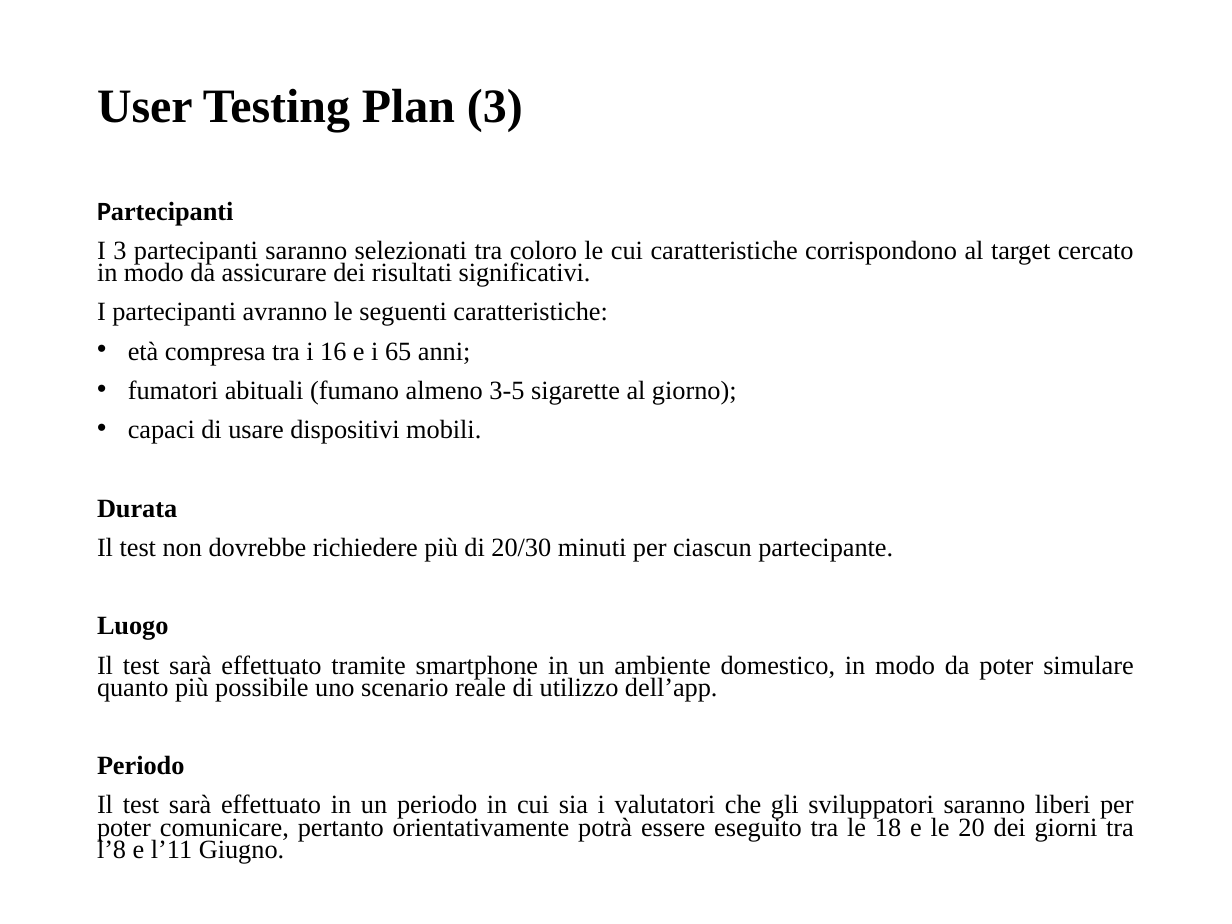
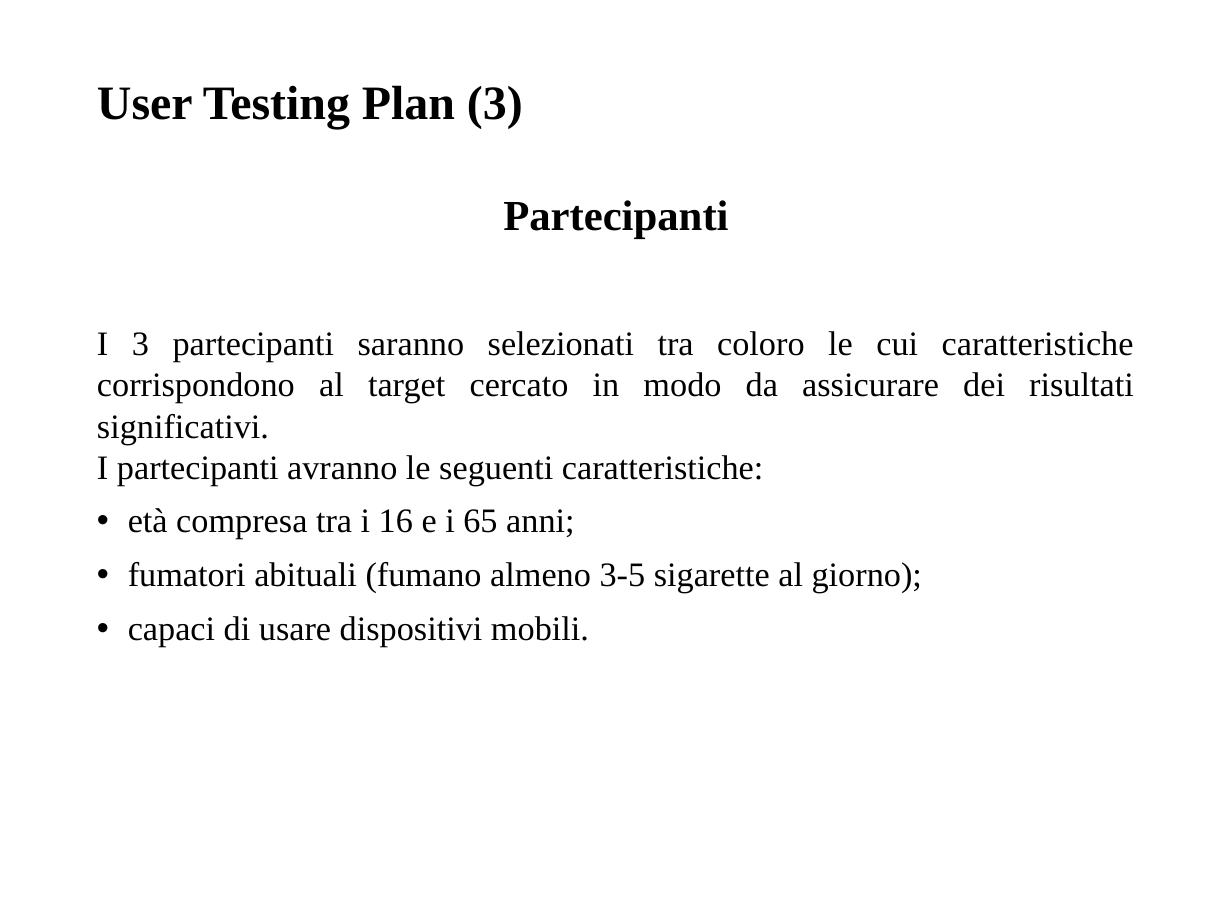
Before and after one commit to giusmastro91/Cognitive-systems, a slide deck: slide 11 of Prova_6/Leone_Mastrosimone_PresentazioneProgetto.pptx (slide 8 before the commit). Drawn at 1232x924 pixels with LibreOffice and Linux fonts; fonts in the diff are those of the drawing. Boxes give left, top, right and bottom in pixels: in the first picture for what was removed or moved away, otherwise in the second. Text is boxed around its words. In the diff, an @@ line names an element or a change of style, - is before the commit and + after.

Commit message:
mod pptx e aggiunto primo test

```diff
--- a/Prova_6/Leone_Mastrosimone_PresentazioneProgetto.pptx
+++ b/Prova_6/Leone_Mastrosimone_PresentazioneProgetto.pptx
@@ text "Partecipanti" at [97, 200, 1134, 647]: size 15.4 to 25 pt, font Calibri to Times New Roman in "Partecipanti"; size 15.4 to 20 pt; alignment justified to centre; line spacing 0.7 to 1.2; line spacing 0.7 to 1; less space between paragraphs; line spacing 0.7 to 0.9 @@
@@ text at [97, 499, 1134, 864]: paragraphs removed @@
-Durata
-Il test non dovrebbe richiedere più di 20/30 minuti per ciascun partecipante.
-Luogo
-Il test sarà effettuato tramite smartphone in un ambiente domestico, in modo da poter simulare quanto più possibile uno scenario reale di utilizzo dell’app.
-Periodo
-Il test sarà effettuato in un periodo in cui sia i valutatori che gli sviluppatori saranno liberi per poter comunicare, pertanto orientativamente potrà essere eseguito tra le 18 e le 20 dei giorni tra l’8 e l’11 Giugno.
```
Also in this commit, not shown: 10 other slides changed, 7 slides added, 1 other file.
